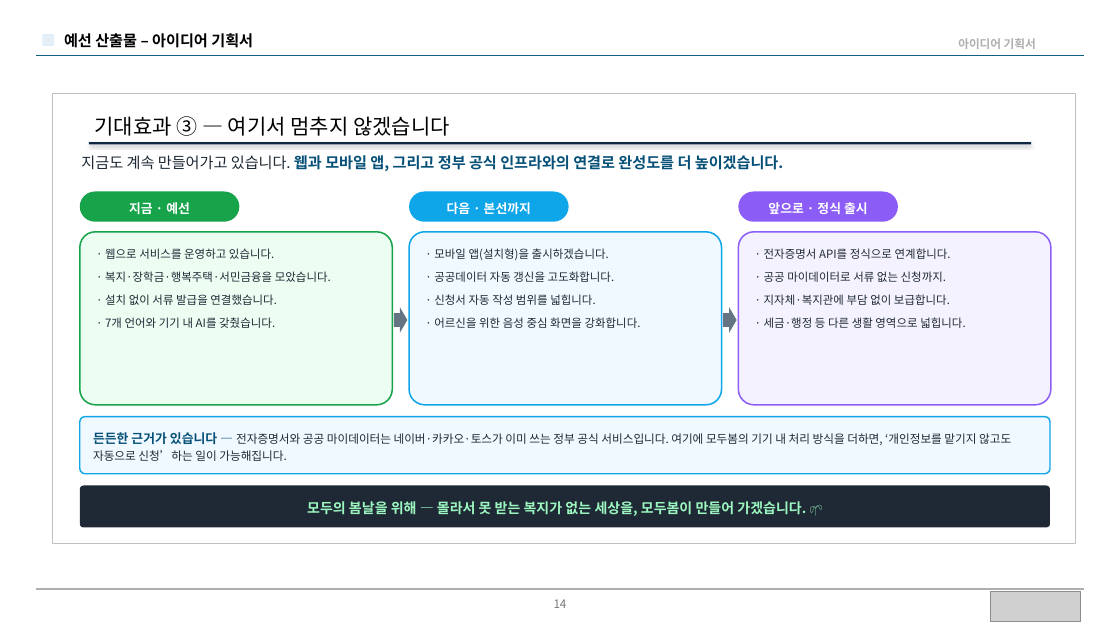
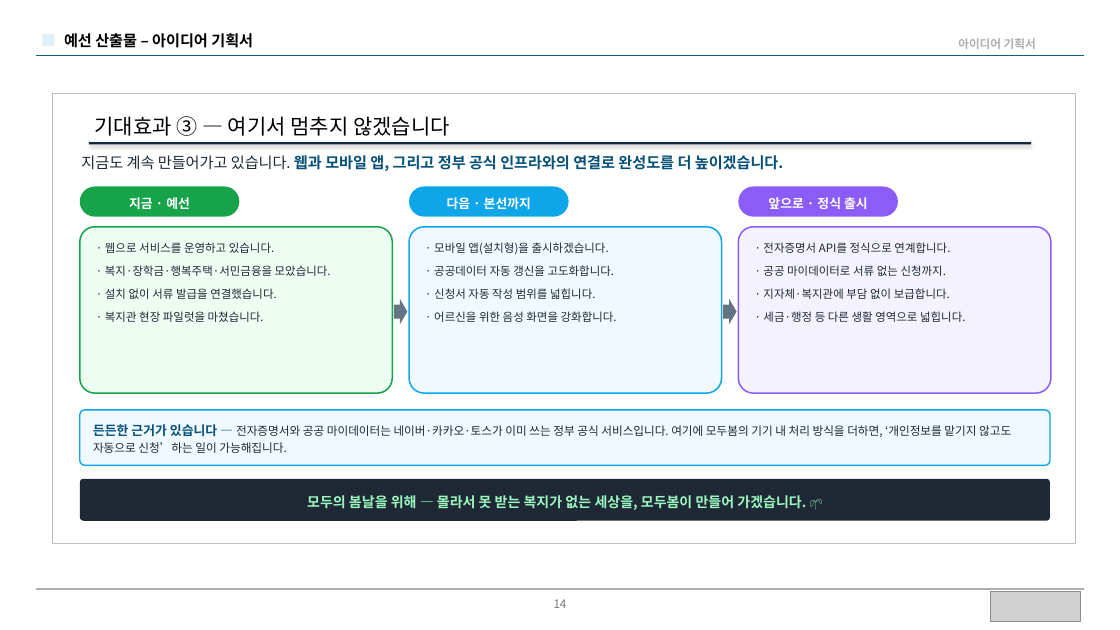
Before and after one commit to BioCode67/modoo-bom, a slide deck: slide 14 of docs/제출/모두봄-예선기획서-20p-규정안전판.pptx. Drawn at 1120x630 pixels with LibreOffice and Linux fonts; fonts in the diff are those of the drawing; grey boxes stand for pictures. Boxes give left, top, right and bottom in pixels: in the first picture for what was removed or moved away, otherwise in the second. Text is boxed around its words. In the diff, an @@ line names an element or a change of style, - is before the commit and + after.

Commit message:
docs(제출): 예선 기획서 v3.1 — 프레임 오버플로 전면 수정·친절 톤·팀원 형식·복지관 파일럿
피드백 반영:
1. 박스가 양식 작성영역(세로 6.46″)을 넘던 문제 — 빌드 시 오버플로 자동검증(verify) 추가해 전 슬라이드
   프레임 안으로 재배치(초과 0건 확인)
2. 배경② 등 홍보성 어투 → 친절한 서비스 소개체로('직접 만들어 보며 알게 된 것들', '~보았습니다')
3. 복지관 현장 파일럿 완료 반영(효과② 상단 배너 + 통계 카드 + 로드맵 '지금·예선')
4. 팀원 형식: 팀장/팀원 구분 없이 이름순 '이름(컴퓨터공학전공)' 나열

폰트 임베딩 유지(Pretendard). PowerPoint 렌더로 전수 검증 완료.

```diff
--- a/docs/제출/모두봄-예선기획서-20p-규정안전판.pptx
+++ b/docs/제출/모두봄-예선기획서-20p-규정안전판.pptx
@@ rounded rectangle "· 웹으로 서비스를 운영하고 있습니다." resized from (x1=80, y1=232, x2=392, y2=405) to (x1=80, y1=227, x2=392, y2=393) @@
@@ rounded rectangle "· 모바일 앱(설치형)을 출시하겠습니다." resized from (x1=409, y1=232, x2=722, y2=405) to (x1=409, y1=227, x2=722, y2=393) @@
@@ rounded rectangle "· 전자증명서 API를 정식으로 연계합니다." resized from (x1=739, y1=232, x2=1051, y2=405) to (x1=739, y1=227, x2=1051, y2=393) @@
@@ right arrow moved from (x1=394, y1=308, x2=408, y2=333) to (x1=394, y1=299, x2=408, y2=324) @@
@@ right arrow moved from (x1=723, y1=308, x2=737, y2=333) to (x1=723, y1=299, x2=737, y2=324) @@
@@ text in rounded rectangle at (x1=105, y1=311, x2=264, y2=322): text changed @@
-· 7개 언어와 기기 내 AI를 갖췄습니다.
+· 복지관 현장 파일럿을 마쳤습니다.
@@ text in rounded rectangle at (x1=434, y1=311, x2=617, y2=322): text changed @@
-· 어르신을 위한 음성 중심 화면을 강화합니다.
+· 어르신을 위한 음성 화면을 강화합니다.
@@ 5 rounded rectangles moved together from (x1=80, y1=192, x2=1050, y2=528) to (x1=80, y1=187, x2=1050, y2=521) @@
@@ rounded rectangle "든든한 근거가 있습니다 — 전자증명서와 ..." at (x1=80, y1=410, x2=1050, y2=465): line spacing 1.22 to 1.2 @@
```
Also in this commit, not shown: 12 other slides changed, 2 other files.
